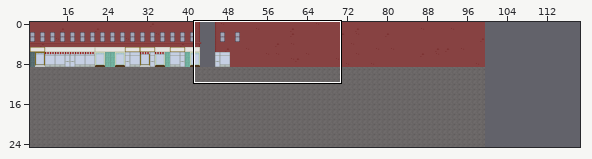
An edit to a level. Tiled map, maps/ep1s2.tmx. Above: a wide view before the commit, with the close-up outlined.
Close-up. Earlier state:
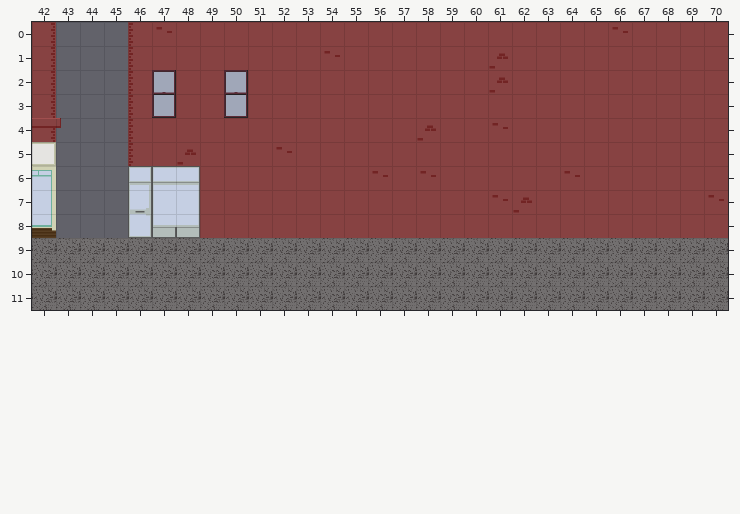
Cells are 32x32 px. Shown: x 42..70, y 0..11. The commit also changed other parts of the map, which this record leaves out. The old version is drawn lined up with the new one.
The same view after the edit:
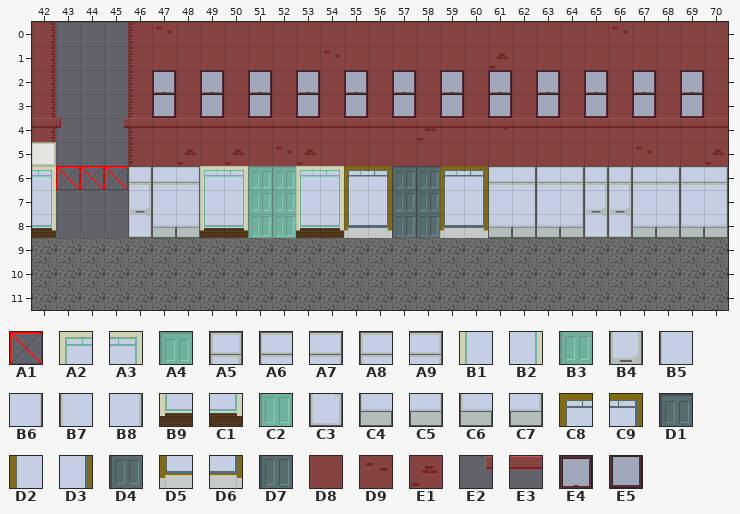
Key: from "Collsion": A1 11; from "Store Front": A2 0, A3 1, A4 2, A5 5, A6 6, A7 7, A8 8, A9 9, B1 10, B2 11, B3 12, B4 15, B5 16, B6 17, B7 18, B8 19, B9 20, C1 21, C2 22, C3 25, C4 26, C5 27, C6 28, C7 29, C8 30, C9 31, D1 32, D2 40, D3 41, D4 42, D5 50, D6 51, D7 52; from "Wall": D8 1, D9 10, E1 11, E2 30, E3 31, E4 40, E5 50.
__ is an empty cell.
Tiles replaced or removed in this view: D9, E1, E4, E5.
The exact change:
Changed rows in their new state; .. is an unchanged cell.
map size 100x100 -> 300x30 cells
Layer "Collision":
first column x 43:
 6 A1 A1 A1
Layer "Ground":
first column x 50:
 2 D8
 3 D8
Layer "Bricks":
first column x 49:
 5 .. E1 .. .. E1 .. .. .. .. .. .. .. .. .. .. .. .. .. D9 .. .. E1
 6 A2 A3 A4 A4 A2 A3 C8 C9 D1 D1 C8 C9 A6 A7 A8 A9 A5 A5 A6 A7 A8 A9
 7 B1 B2 B3 B3 B1 B2 D2 D3 D4 D4 D2 D3 B5 B6 B7 B8 B4 B4 B5 B6 B7 B8
 8 B9 C1 C2 C2 B9 C1 D5 D6 D7 D7 D5 D6 C4 C5 C6 C7 C3 C3 C4 C5 C6 C7
Layer "Tile Layer 4":
first column x 45:
 2 .. .. .. .. E4 .. E4 .. E4 .. E4 .. E4 .. E4 .. E4 .. E4 .. E4 .. E4 .. E4 ..
 3 .. .. .. .. E5 .. E5 .. E5 .. E5 .. E5 .. E5 .. E5 .. E5 .. E5 .. E5 .. E5 ..
 4 E2 E3 E3 E3 E3 E3 E3 E3 E3 E3 E3 E3 E3 E3 E3 E3 E3 E3 E3 E3 E3 E3 E3 E3 E3 E3
Changed places in both close-ups, as pixel boxes (x1, y1, x2, y2):
changed: (56, 70, 728, 238)
